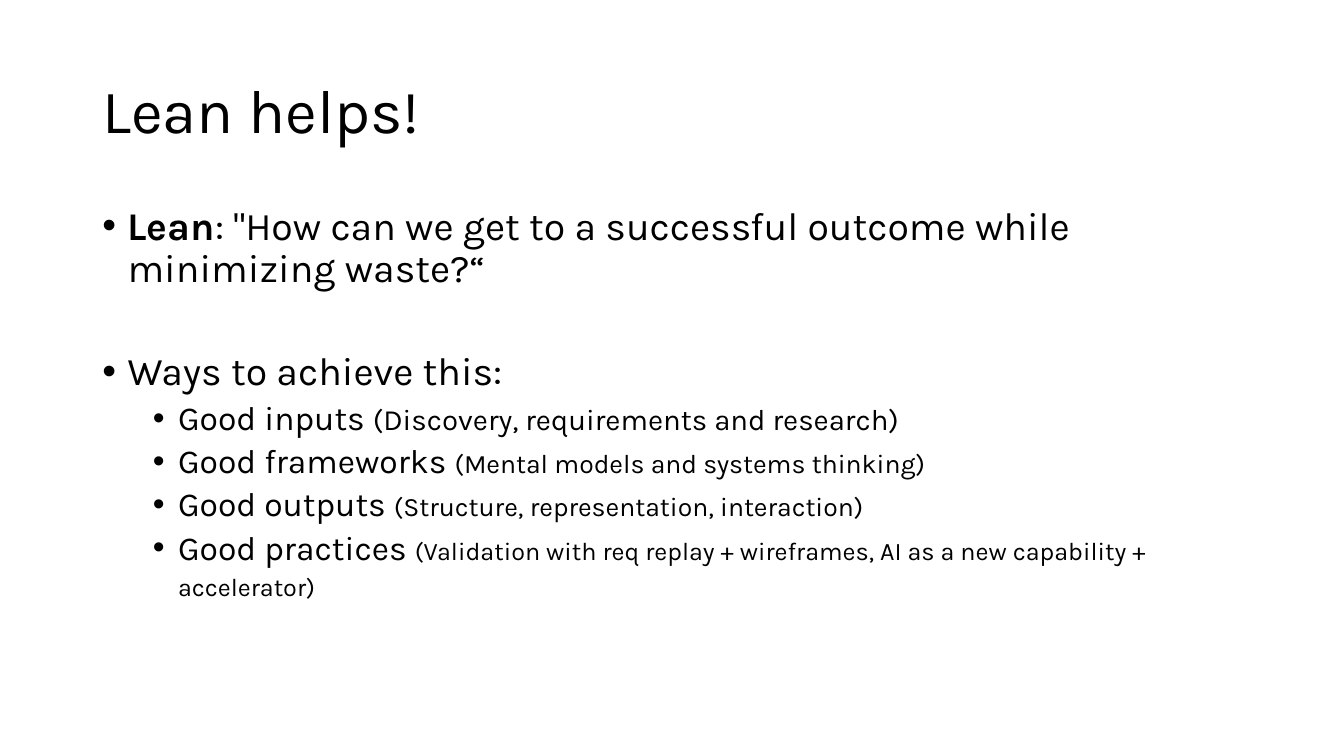
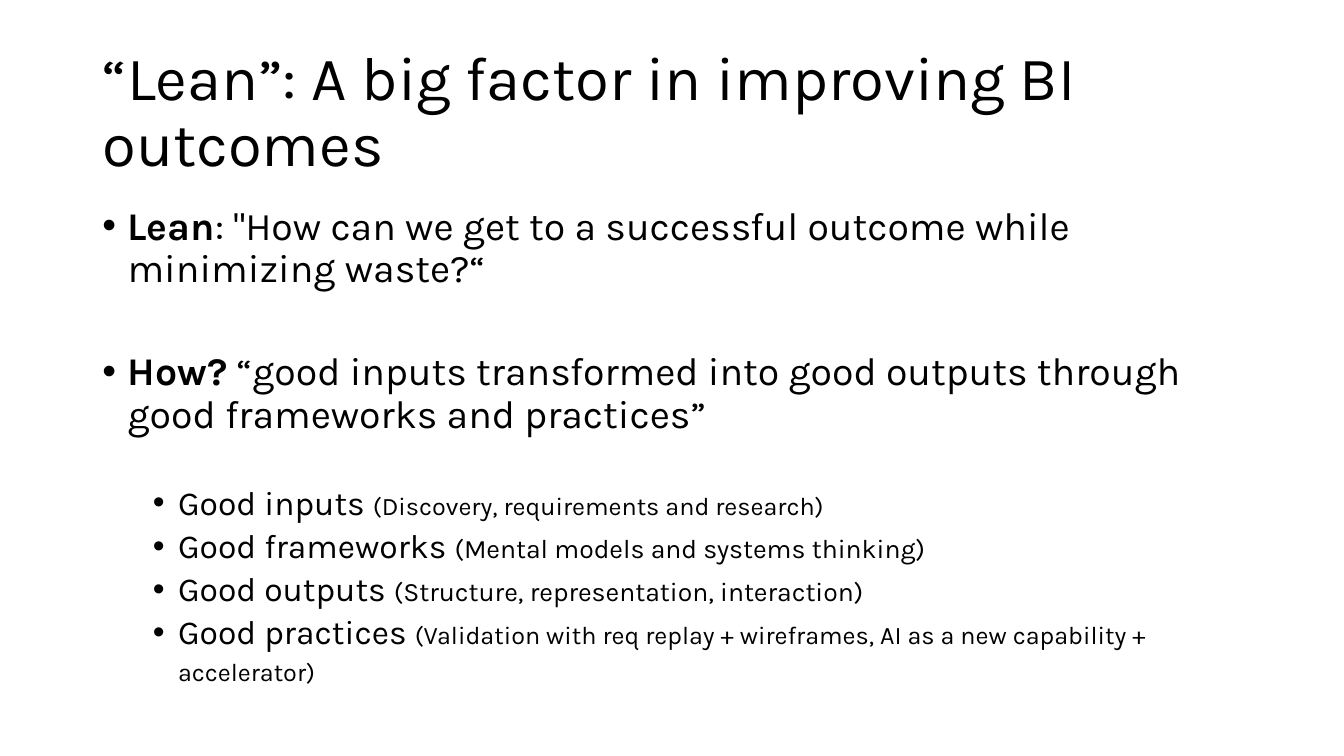
Before and after one commit to vikramnayak-com/lean-bi, a slide deck: slide 9 of Wireframing_Lean_BI_using_AI.pptx (slide 8 before the commit). Drawn at 1344x756 pixels with LibreOffice and Linux fonts; fonts in the diff are those of the drawing. Boxes give left, top, right and bottom in pixels: in the first picture for what was removed or moved away, otherwise in the second. Text is boxed around its words. In the diff, an @@ line names an element or a change of style, - is before the commit and + after.

```diff
--- a/Wireframing_Lean_BI_using_AI.pptx
+++ b/Wireframing_Lean_BI_using_AI.pptx
@@ title at box(102, 57, 1075, 167): text changed @@
-Lean helps!
+“Lean”: A big factor in improving BI outcomes
@@ text at box(128, 358, 1180, 438): text changed @@
-• Ways to achieve this:
+• How? “good inputs transformed into good outputs through good frameworks and practices”
@@ text at box(178, 492, 823, 523): size 21 to 18 pt in "(Discovery, requirements and research)" @@
```
Also in this commit, not shown: 9 other slides changed, 2 slides added, 1 slide removed.
